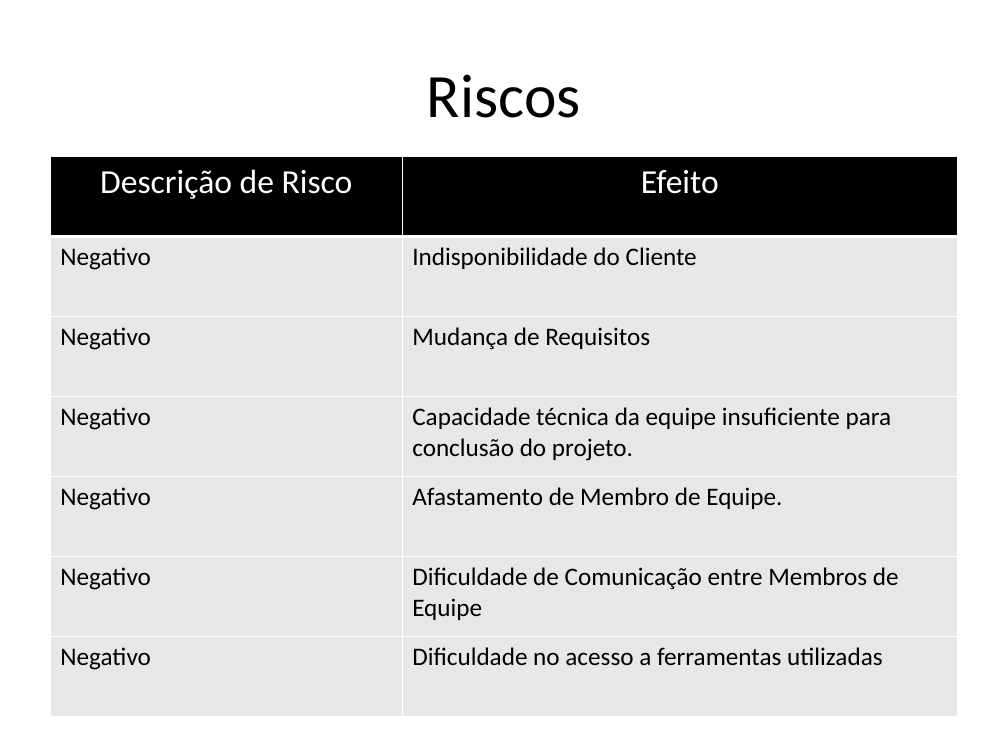
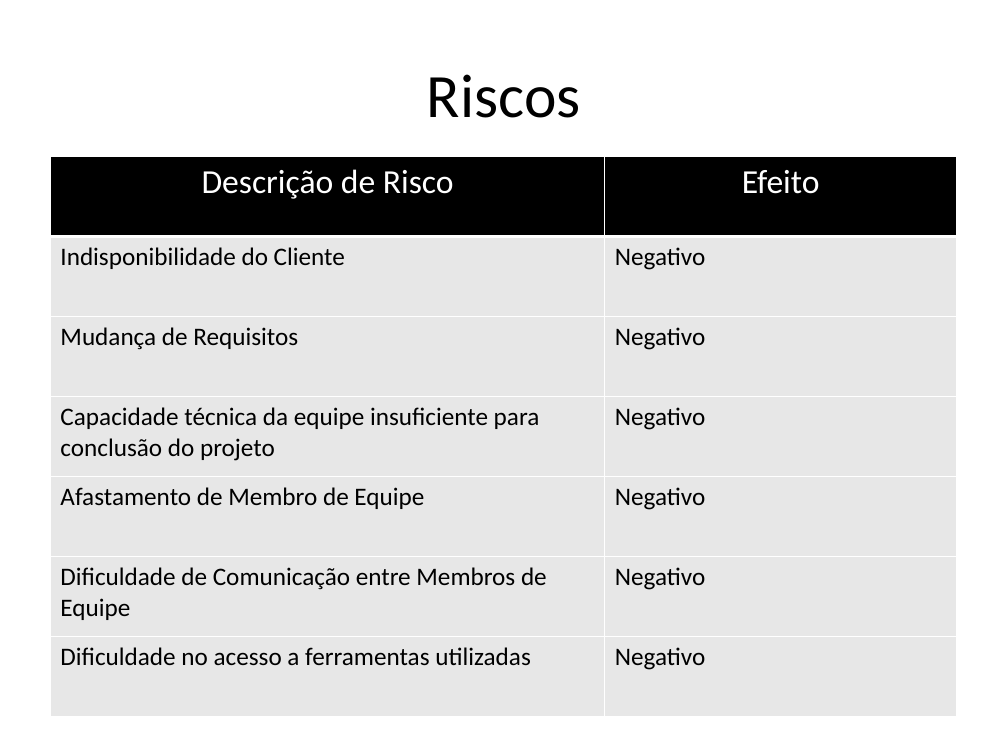
Before and after one commit to AjudeMais/ajudeMais-Projeto, a slide deck: slide 15 of Projeto-AjudeMais/000-Gerência de Projeto/PPJ-Plano de Projeto.pptx. Drawn at 1008x756 pixels with LibreOffice and Linux fonts; fonts in the diff are those of the drawing. Boxes give left, top, right and bottom in pixels: in the first picture for what was removed or moved away, otherwise in the second. Text is boxed around its words. In the diff, an @@ line names an element or a change of style, - is before the commit and + after.

Commit message:
Correções no plano de projeto

```diff
--- a/Projeto-AjudeMais/000-Gerência de Projeto/PPJ-Plano de Projeto.pptx
+++ b/Projeto-AjudeMais/000-Gerência de Projeto/PPJ-Plano de Projeto.pptx
@@ table at [50,156,957,717] @@
-row 2, column 1: Negativo
+row 2, column 1: Indisponibilidade do Cliente
-row 2, column 2: Indisponibilidade do Cliente
+row 2, column 2: Negativo
-row 3, column 1: Negativo
+row 3, column 1: Mudança de Requisitos
-row 3, column 2: Mudança de Requisitos
+row 3, column 2: Negativo
-row 4, column 1: Negativo
+row 4, column 1: Capacidade técnica da equipe insuficiente para conclusão do projeto
-row 4, column 2: Capacidade técnica da equipe insuficiente para conclusão do projeto.
+row 4, column 2: Negativo
-row 5, column 1: Negativo
+row 5, column 1: Afastamento de Membro de Equipe
-row 5, column 2: Afastamento de Membro de Equipe.
+row 5, column 2: Negativo
-row 6, column 1: Negativo
+row 6, column 1: Dificuldade de Comunicação entre Membros de Equipe
-row 6, column 2: Dificuldade de Comunicação entre Membros de Equipe
+row 6, column 2: Negativo
-row 7, column 1: Negativo
+row 7, column 1: Dificuldade no acesso a ferramentas utilizadas
-row 7, column 2: Dificuldade no acesso a ferramentas utilizadas
+row 7, column 2: Negativo
```
Also in this commit, not shown: 2 other slides changed.
